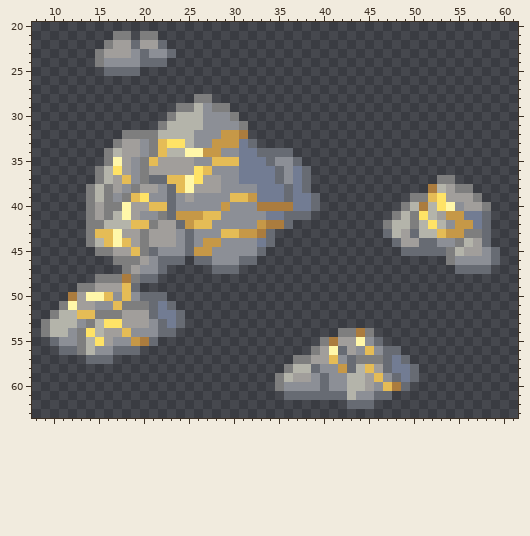
Sprite sheet -- Images/TileSets/Civ6/Tiles/Gold Ore.png. This is how it looked before the edit.
The file is 64x72 pixels. Pixels under 10% opacity are left out. Shown: x 8..61, y 20..63.
The result:
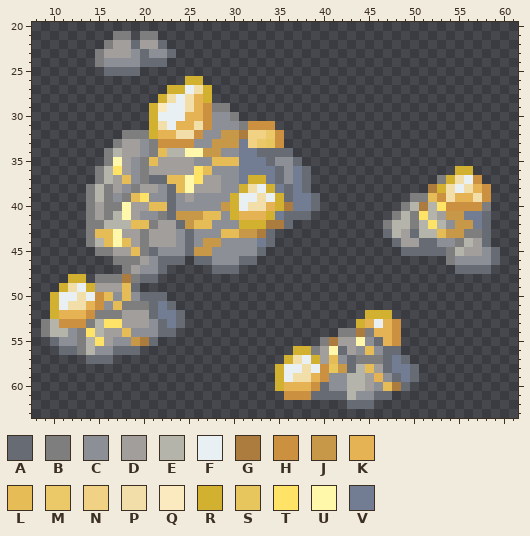
Palette (. is transparent): A #676b73  B #7e7e7e  C #8c8f96  D #a19e9b  E #b4b4aa  F #e9f0f4  G #ab7c3e  H #cc9140  J #c69847  K #e6b354  L #e5bc56  M #ecc968  N #f1d183  P #f1dea9  Q #fbe9bf  R #d3b130  S #e7c65d  T #ffe366  U #fff7a9  V #727c93
Difference:
Changed rows in their new state; - is an unchanged pixel.
first column x 21:
26 ----RR--------------------------------
27 --RRFPR-------------------------------
28 -RPFPKR-------------------------------
29 RQFFPKH-------------------------------
30 RFFFKKH-------------------------------
31 RPFKKPH----HHH------------------------
32 RKKPPH-----NNMH-----------------------
33 -HHHH------NMSH-----------------------
36 ----------------------------------RR--
37 -----------RR--------------------RPFH-
38 ----------RPFR------------------RPFPKH
39 ---------RFFPFR-----------------HPKKPH
40 ---------RFPPKR------------------HHHH-
41 ---------RKKKR------------------------
42 ----------RRR-------------------------
first column x 10:
48 --RR-----------------------------------
49 -RPFR----------------------------------
50 RFFPFH---------------------------------
51 RFPPKH---------------------------------
52 RKKKH------------------------------RRR-
53 -HHH------------------------------RKFKH
54 ------------------------------------KKH
55 -------------------------------------KH
56 ---------------------------RR----------
57 --------------------------RPFR---------
58 -------------------------RFFPFHS-------
59 -------------------------RFPPKH-----K--
60 -------------------------RKKKH---------
61 --------------------------HHH----------
Changed places in both pictures, as pixel boxes (x1, y1, x2, y2):
changed: (149, 76, 212, 148)
changed: (230, 121, 284, 229)
changed: (437, 166, 491, 211)
changed: (50, 274, 104, 328)
changed: (275, 310, 401, 400)
